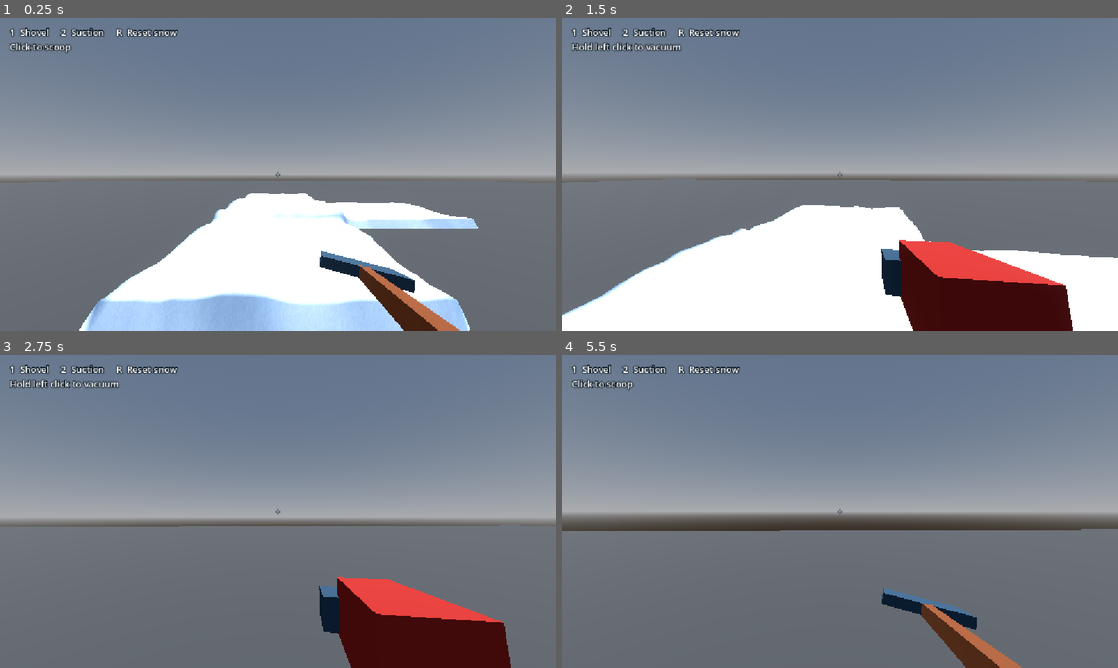
Above: before the commit, frames 1-4 (two rows, left to right).
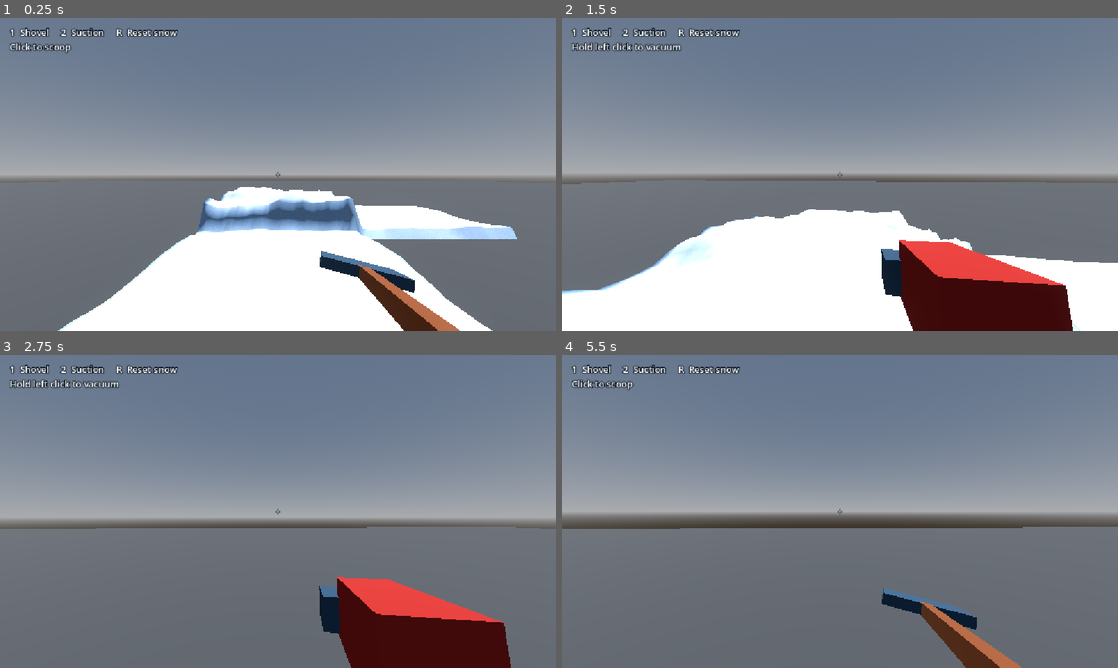
Above: after the commit, the same moments.

Repository: Dempsey845/clear-by-christmas
Game: Godot game, scene res://Town/town.tscn
Same seed, same stepped clock (60 frames per second), same inputs: the game is played once before the commit and once after it.
Inputs (mouse positions are in pixels of both pictures, inside the frame that each line leads up to):
- Up to frame 1 (0.25 s): no input
- Up to frame 2 (1.5 s): tap Enter at 0.5, 1.25 s; move the mouse to (867, 174) at 0.52 s; hold W (move_forward) from 0.53 s (still down); tap 1 (snow_shovel) at 0.6 s; click (867, 174) at 0.67 s; tap Space (jump) at 0.77 s; move the mouse to (812, 174) at 1.27 s; tap 2 (snow_suction) at 1.35 s
- Up to frame 3 (2.75 s): keep holding W (move_forward); tap Space (jump) at 1.52 s; tap Enter at 2 s; move the mouse to (289, 505) at 2.02 s; press the mouse at (289, 505) at 2.03 s
- Up to frame 4 (5.5 s): keep holding W (move_forward); tap Enter at 2.75, 3.5, 4.25 s; move the mouse to (834, 517) at 2.77 s; release the mouse at (834, 517) at 2.78 s; tap 1 (snow_shovel) at 2.85, 5.1 s; click (834, 517) at 2.92 s; tap Space (jump) at 3.02, 3.77, 4.52 s; move the mouse to (878, 514) at 3.52 s; tap 2 (snow_suction) at 3.6 s; tap R (snow_reset) at 4.15 s; move the mouse to (795, 508) at 4.27 s; click (795, 508) at 4.35 s; move the mouse to (845, 511) at 5.02 s; click (845, 511) at 5.17 s

The runs differ from the first frame. In frame 1, 11% of the frame differs, in the area x 10-93%, y 54-100%; in frame 2, 2.8%; in frame 3, 0.5%; in frame 4, 0.8%.

Commit message:
Added snow collision and footprints.

Diff:
--- a/Player/player.tscn
+++ b/Player/player.tscn
@@ -2,11 +2,12 @@
 
 [ext_resource type="Script" uid="uid://lt225bdkerps" path="res://Player/player.gd" id="1_4ntmi"]
 [ext_resource type="Script" uid="uid://fs4vvsidq4te" path="res://Player/player_movement.gd" id="2_btcbx"]
-[ext_resource type="PackedScene" path="res://Snow/snow_tools.tscn" id="3_btcbx"]
+[ext_resource type="PackedScene" uid="uid://blq5xgpjhr8vj" path="res://Snow/snow_tools.tscn" id="3_btcbx"]
 
 [sub_resource type="CapsuleShape3D" id="CapsuleShape3D_xrivr"]
 
 [node name="Player" type="CharacterBody3D" unique_id=2118284816]
+collision_mask = 3
 script = ExtResource("1_4ntmi")
 
 [node name="CollisionShape3D" type="CollisionShape3D" parent="." unique_id=761777267]
@@ -20,9 +21,7 @@
 unique_name_in_owner = true
 transform = Transform3D(1, 0, 0, 0, 1, 0, 0, 0, 1, 0, 1.6, 0)
 
-[node name="SpringArm3D" type="SpringArm3D" parent="Head" unique_id=1928325603]
-
-[node name="Camera3D" type="Camera3D" parent="Head/SpringArm3D" unique_id=458523089]
+[node name="Camera3D" type="Camera3D" parent="Head" unique_id=458523089]
 unique_name_in_owner = true
 
-[node name="SnowTools" parent="Head/SpringArm3D/Camera3D" unique_id=1708020119 instance=ExtResource("3_btcbx")]
+[node name="SnowTools" parent="Head/Camera3D" unique_id=1708020119 instance=ExtResource("3_btcbx")]
--- a/Player/player_movement.gd
+++ b/Player/player_movement.gd
@@ -6,6 +6,13 @@
 @export var ground_deceleration: float = 30.0
 @export var air_acceleration: float = 10.0
 
+@export_category("Snow")
+@export_range(0.0, 0.6, 0.01) var max_snow_step_height := 0.34
+@export_range(0.0, 1.0, 0.01) var snow_step_reach := 0.50
+@export_range(0.2, 1.5, 0.01) var footprint_stride := 0.63
+@export var footprint_size := Vector2(0.30, 0.42)
+@export_range(0.0, 0.12, 0.005) var footprint_depth := 0.055
+
 @export_category("Jump")
 @export var jump_velocity: float = 7.0
 @export var gravity: float = 22.0
@@ -28,9 +35,19 @@
 
 var camera_pitch: float = 0.0
 
+var _head_rest_position: Vector3
+var _step_camera_offset := Vector3.ZERO
+var _step_collision := KinematicCollision3D.new()
+var _footprint_ray := PhysicsRayQueryParameters3D.new()
+var _distance_since_print := 0.0
+var _foot_side := -1.0
+
 func _ready() -> void:
 	Input.mouse_mode = Input.MOUSE_MODE_CAPTURED
 	default_camera_position = camera.position
+	_head_rest_position = head.position
+	_footprint_ray.exclude = [body.get_rid()]
+	_footprint_ray.collision_mask = body.collision_mask
 
 
 func _unhandled_input(event: InputEvent) -> void:
@@ -62,7 +79,93 @@
 	_handle_jump()
 	_handle_movement(delta)
 
+	var start := body.global_position
+	if not _try_snow_step(delta):
+		body.move_and_slide()
+	_leave_footprint(start)
+
+	_step_camera_offset *= exp(-camera_offset_speed * delta)
+	head.position = _head_rest_position + body.global_basis.inverse() * _step_camera_offset
+
+
+func _try_snow_step(delta: float) -> bool:
+	if not body.is_on_floor() or body.velocity.y > 0.0 or max_snow_step_height <= 0.0:
+		return false
+
+	var horizontal := Vector3(body.velocity.x, 0.0, body.velocity.z) * delta
+	if horizontal.length_squared() < 0.000001:
+		return false
+	var start := body.global_transform
+	if not body.test_move(start, horizontal, _step_collision):
+		return false
+	if _snow_field_for(_step_collision.get_collider()) == null:
+		return false
+	if _step_collision.get_angle(0, Vector3.UP) <= body.floor_max_angle:
+		return false
+
+	# Sweep the whole player up, across, then down so steps respect walls and ceilings.
+	var lift := Vector3.UP * (max_snow_step_height + body.safe_margin)
+	if body.test_move(start, lift):
+		return false
+	var landing := start.translated(lift)
+	var approach := horizontal + horizontal.normalized() * snow_step_reach
+	if body.test_move(landing, approach):
+		return false
+	landing.origin += approach
+	if not body.test_move(landing, -lift, _step_collision):
+		return false
+	if _step_collision.get_angle(0, Vector3.UP) > body.floor_max_angle:
+		return false
+
+	landing.origin += _step_collision.get_travel()
+	var rise := landing.origin.y - start.origin.y
+	if rise <= body.safe_margin or rise > max_snow_step_height:
+		return false
+
+	body.global_position = landing.origin
+	var velocity := body.velocity
+	body.velocity = Vector3.DOWN * 0.5
 	body.move_and_slide()
+	body.velocity.x = velocity.x
+	body.velocity.z = velocity.z
+	_step_camera_offset += start.origin - body.global_position
+	return true
+
+
+func _leave_footprint(start: Vector3) -> void:
+	if not body.is_on_floor() or footprint_depth <= 0.0:
+		_distance_since_print = 0.0
+		return
+
+	var travel := body.global_position - start
+	travel.y = 0.0
+	var distance := travel.length()
+	if distance < 0.001:
+		return
+	_distance_since_print += distance
+	if _distance_since_print < footprint_stride:
+		return
+	_distance_since_print -= footprint_stride
+
+	var forward := travel / distance
+	var foot := body.global_position + forward.cross(Vector3.UP) * (_foot_side * 0.16)
+	_foot_side *= -1.0
+	_footprint_ray.from = foot + Vector3.UP * 0.12
+	_footprint_ray.to = foot + Vector3.DOWN * 0.22
+	var hit := body.get_world_3d().direct_space_state.intersect_ray(_footprint_ray)
+	if hit.is_empty():
+		return
+	var field := _snow_field_for(hit.collider)
+	if field != null:
+		field.stamp_footprint(hit.position, forward, footprint_size, footprint_depth)
+
+
+func _snow_field_for(collider: Object) -> SnowField:
+	if collider is not StaticBody3D:
+		return null
+	var chunk := collider.get_parent() as SnowChunk
+	return chunk.get_parent() as SnowField if chunk != null else null
+
 
 func _handle_movement(delta: float) -> void:
 	var input_direction: Vector2 = Input.get_vector(
@@ -121,8 +224,7 @@
 
 func _apply_gravity(delta: float) -> void:
 	if body.is_on_floor():
-		if body.velocity.y < 0.0:
-			body.velocity.y = -0.5
+		body.velocity.y = minf(body.velocity.y, -0.5)
 
 		return
 
--- a/Snow/snow.gdshader
+++ b/Snow/snow.gdshader
@@ -10,5 +10,6 @@
 	float grain = fract(sin(dot(floor(UV * 95.0), vec2(12.9898, 78.233))) * 43758.5453);
 	float top = smoothstep(0.45, 0.95, COLOR.g);
 	ALBEDO = mix(cut_color, snow_color, top) * mix(0.95, 1.0, grain);
+	ALBEDO *= mix(1.0, 0.78, COLOR.b);
 	ROUGHNESS = 0.91;
 }
--- a/Snow/snow_chunk.gd
+++ b/Snow/snow_chunk.gd
@@ -15,6 +15,10 @@
 var _normals := PackedVector3Array()
 var _colors := PackedColorArray()
 var _uvs := PackedVector2Array()
+var _footprints := PackedFloat32Array()
+var _heightmap := HeightMapShape3D.new()
+var _collider: CollisionShape3D
+var _collision_heights := PackedFloat32Array()
 
 
 func initialize(field: SnowField, noise: FastNoiseLite) -> void:
@@ -27,6 +31,7 @@
 	_normals.resize(count)
 	_colors.resize(count)
 	_uvs.resize(count)
+	_footprints.resize(count)
 	material_override = MATERIAL
 
 	for z in side:
@@ -51,6 +56,9 @@
 			_vertices[index] = Vector3(x * field.spacing, 0.0, z * field.spacing)
 			_uvs[index] = point
 	initial_depths = depths.duplicate()
+	if field.collision_enabled:
+		_create_collision(field)
+		rebuild_collision(field)
 
 
 func rebuild(field: SnowField) -> void:
@@ -58,7 +66,7 @@
 	var side := cells + 1
 	var has_snow := false
 	for index in depths.size():
-		if depths[index] >= 0.006:
+		if surface_depth(index) >= 0.006:
 			has_snow = true
 			break
 	if not has_snow:
@@ -70,14 +78,15 @@
 		for x in side:
 			var index := z * side + x
 			var point := origin + Vector2i(x, z)
-			var left := depths[index - 1] if x > 0 else field.grid_depth(point - Vector2i(1, 0))
-			var right := depths[index + 1] if x < cells else field.grid_depth(point + Vector2i(1, 0))
-			var back := depths[index - side] if z > 0 else field.grid_depth(point - Vector2i(0, 1))
-			var front := depths[index + side] if z < cells else field.grid_depth(point + Vector2i(0, 1))
+			var left := surface_depth(index - 1) if x > 0 else field.grid_surface_depth(point - Vector2i(1, 0))
+			var right := surface_depth(index + 1) if x < cells else field.grid_surface_depth(point + Vector2i(1, 0))
+			var back := surface_depth(index - side) if z > 0 else field.grid_surface_depth(point - Vector2i(0, 1))
+			var front := surface_depth(index + side) if z < cells else field.grid_surface_depth(point + Vector2i(0, 1))
 			var normal := Vector3(left - right, 2.0 * field.spacing, back - front).normalized()
-			_vertices[index].y = depths[index] + 0.002
+			var depth := surface_depth(index)
+			_vertices[index].y = depth + 0.002
 			_normals[index] = normal
-			_colors[index] = Color(minf(depths[index] * 2.0, 1.0), normal.y, 0.0)
+			_colors[index] = Color(minf(depth * 2.0, 1.0), normal.y, minf(_footprints[index] * 12.0, 1.0))
 
 	var arrays := []
 	arrays.resize(Mesh.ARRAY_MAX)
@@ -89,3 +98,52 @@
 	var surface := ArrayMesh.new()
 	surface.add_surface_from_arrays(Mesh.PRIMITIVE_TRIANGLES, arrays)
 	mesh = surface
+
+
+func surface_depth(index: int) -> float:
+	return depths[index] - _footprints[index]
+
+
+func stamp_footprint(index: int, depth: float) -> bool:
+	var indentation := minf(depth, depths[index] * 0.55)
+	if indentation <= _footprints[index]:
+		return false
+	_footprints[index] = indentation
+	return true
+
+
+func clear_footprint(index: int) -> void:
+	_footprints[index] = 0.0
+
+
+func reset_depths() -> void:
+	depths = initial_depths.duplicate()
+	_footprints.fill(0.0)
+
+
+func _create_collision(field: SnowField) -> void:
+	var collider_body := StaticBody3D.new()
+	collider_body.name = "SnowCollision"
+	collider_body.collision_layer = SnowField.COLLISION_LAYER
+	collider_body.collision_mask = 0
+	add_child(collider_body)
+	_collider = CollisionShape3D.new()
+	collider_body.add_child(_collider)
+	_collider.position = Vector3(field.chunk_size * 0.5, 0.0, field.chunk_size * 0.5)
+	_collider.scale = Vector3.ONE * field.spacing
+	_heightmap.map_width = field.cells_per_chunk + 1
+	_heightmap.map_depth = field.cells_per_chunk + 1
+	_collision_heights.resize(depths.size())
+
+
+func rebuild_collision(field: SnowField) -> void:
+	var has_snow := false
+	for index in depths.size():
+		var depth := depths[index]
+		_collision_heights[index] = depth / field.spacing
+		has_snow = has_snow or depth >= 0.006
+	if has_snow:
+		_heightmap.map_data = _collision_heights
+		_collider.shape = _heightmap
+	else:
+		_collider.shape = null
--- a/Snow/snow_field.gd
+++ b/Snow/snow_field.gd
@@ -1,6 +1,9 @@
 class_name SnowField
 extends Node3D
 
+const COLLISION_LAYER := 1 << 1
+
+@export var collision_enabled := true
 @export_range(1.0, 16.0, 0.25) var chunk_size := 4.0
 @export_range(8, 64, 1) var cells_per_chunk := 32
 @export_range(1, 16, 1) var mesh_updates_per_frame := 4
@@ -11,6 +14,7 @@
 
 var _chunks: Dictionary[Vector2i, SnowChunk] = {}
 var _dirty: Dictionary[Vector2i, SnowChunk] = {}
+var _collision_dirty: Dictionary[Vector2i, bool] = {}
 var _bounds: AABB
 
 
@@ -52,6 +56,8 @@
 		var chunk := _dirty[tile]
 		_dirty.erase(tile)
 		chunk.rebuild(self)
+		if _collision_dirty.erase(tile):
+			chunk.rebuild_collision(self)
 	if _dirty.is_empty():
 		set_process(false)
 
@@ -94,13 +100,13 @@
 	return owners
 
 
-func grid_depth(sample: Vector2i) -> float:
+func grid_surface_depth(sample: Vector2i) -> float:
 	var tile := _sample_tile(sample)
 	var chunk := _chunks.get(tile) as SnowChunk
 	if chunk == null:
 		return 0.0
 	var local := sample - tile * cells_per_chunk
-	return chunk.depths[local.y * (cells_per_chunk + 1) + local.x]
+	return chunk.surface_depth(local.y * (cells_per_chunk + 1) + local.x)
 
 
 func depth_at(point: Vector3) -> float:
@@ -108,10 +114,10 @@
 	var scaled := Vector2(local.x, local.z) / spacing
 	var start := Vector2i(scaled.floor())
 	var fraction := scaled - Vector2(start)
-	var a := grid_depth(start)
-	var b := grid_depth(start + Vector2i(1, 0))
-	var c := grid_depth(start + Vector2i(0, 1))
-	var d := grid_depth(start + Vector2i(1, 1))
+	var a := grid_surface_depth(start)
+	var b := grid_surface_depth(start + Vector2i(1, 0))
+	var c := grid_surface_depth(start + Vector2i(0, 1))
+	var d := grid_surface_depth(start + Vector2i(1, 1))
 	# Match the two triangles used by the rendered mesh.
 	if fraction.x + fraction.y <= 1.0:
 		return a + (b - a) * fraction.x + (c - a) * fraction.y
@@ -129,8 +135,9 @@
 		if amount <= 0.0:
 			continue
 		chunk.depths[index] -= amount
+		chunk.clear_footprint(index)
 		removed += amount * chunk.weights[index]
-		_queue_edit(chunk, index)
+		_queue_edit(chunk, index, true)
 	if removed > 0.0:
 		set_process(true)
 	return removed
@@ -149,20 +156,37 @@
 		var chunk: SnowChunk = sample[0]
 		var index: int = sample[1]
 		chunk.depths[index] += volume * float(sample[2]) / area
-		_queue_edit(chunk, index)
+		chunk.clear_footprint(index)
+		_queue_edit(chunk, index, true)
 	set_process(true)
 	return true
 
 
+func stamp_footprint(point: Vector3, forward: Vector3, size: Vector2, depth: float) -> void:
+	# Keep a bootprint wide enough to reach vertices on coarser grids.
+	size = size.max(Vector2.ONE * spacing * 1.9)
+	for sample in _brush(point, forward, size, true):
+		var chunk: SnowChunk = sample[0]
+		var index: int = sample[1]
+		if chunk.depths[index] >= 0.025 and chunk.stamp_footprint(index, depth * float(sample[2])):
+			_queue_edit(chunk, index, false)
+	if not _dirty.is_empty():
+		set_process(true)
+
+
 func reset_snow() -> void:
 	for chunk in _chunks.values():
-		chunk.depths = chunk.initial_depths.duplicate()
+		chunk.reset_depths()
+		if collision_enabled:
+			_collision_dirty[chunk.tile] = true
 		_dirty[chunk.tile] = chunk
 	set_process(not _dirty.is_empty())
 
 
-func _queue_edit(chunk: SnowChunk, index: int) -> void:
+func _queue_edit(chunk: SnowChunk, index: int, update_collision: bool) -> void:
 	_dirty[chunk.tile] = chunk
+	if update_collision and collision_enabled:
+		_collision_dirty[chunk.tile] = true
 	var side := cells_per_chunk + 1
 	var x := index % side
 	@warning_ignore("integer_division")
--- a/Snow/snow_tools.gd
+++ b/Snow/snow_tools.gd
@@ -31,6 +31,8 @@
 var _stroke: Tween
 var _held_position: Vector3
 var _aim_query := PhysicsRayQueryParameters3D.new()
+var _player: CharacterBody3D
+var _spawn_position: Vector3
 
 
 func _ready() -> void:
@@ -39,6 +41,9 @@
 	while ancestor != null:
 		if ancestor is CollisionObject3D:
 			_aim_query.exclude = [ancestor.get_rid()]
+			_player = ancestor as CharacterBody3D
+			if _player != null:
+				_spawn_position = _player.global_position
 			break
 		ancestor = ancestor.get_parent()
 	_update_status()
@@ -57,10 +62,7 @@
 	if Input.is_action_just_pressed("snow_suction"):
 		_select_tool(Tool.SUCTION)
 	if Input.is_action_just_pressed("snow_reset"):
-		for field: SnowField in get_tree().get_nodes_in_group(FIELDS_GROUP):
-			field.reset_snow()
-		_carried_volume = 0.0
-		_update_status()
+		_reset_snow()
 
 	_update_aim()
 	marker.visible = _aim_field != null
@@ -76,6 +78,22 @@
 		_use_suction(delta)
 	else:
 		_suction_elapsed = 0.0
+
+
+func _reset_snow() -> void:
+	var buried := false
+	for field: SnowField in get_tree().get_nodes_in_group(FIELDS_GROUP):
+		field.reset_snow()
+		if _player != null and field.collision_enabled:
+			var feet := field.to_local(_player.global_position)
+			buried = buried or (feet.y >= -0.02 and field.depth_at(_player.global_position) > feet.y + 0.05)
+	if buried:
+		_player.global_position = _spawn_position
+		_player.reset_physics_interpolation()
+		_player.velocity = Vector3.ZERO
+	_carried_volume = 0.0
+	_suction_elapsed = 0.0
+	_update_status()
 
 
 func _use_suction(delta: float) -> void:
--- a/Town/town.tscn
+++ b/Town/town.tscn
@@ -46,7 +46,7 @@
 
 [node name="RoadDrift" parent="RoadSnow" unique_id=30475574 instance=ExtResource("3")]
 transform = Transform3D(1, 0, 0, 0, 1, 0, 0, 0, 1, 0, 0, -4)
-initial_depth = 0.46
+initial_depth = 0.90
 
 [node name="RoadFar" parent="RoadSnow" unique_id=1769406772 instance=ExtResource("3")]
 transform = Transform3D(1, 0, 0, 0, 1, 0, 0, 0, 1, 0, 0, -8)
--- a/project.godot
+++ b/project.godot
@@ -89,6 +89,10 @@
 ]
 }
 
+[layer_names]
+
+3d_physics/layer_2="Snow"
+
 [physics]
 
 3d/physics_engine="Jolt Physics"
